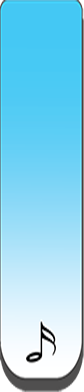
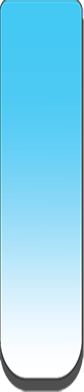
Revision of a layered 84px x 392px image; what changed, layer by layer:
painted on "Layer 0" over [24, 319, 58, 364]
